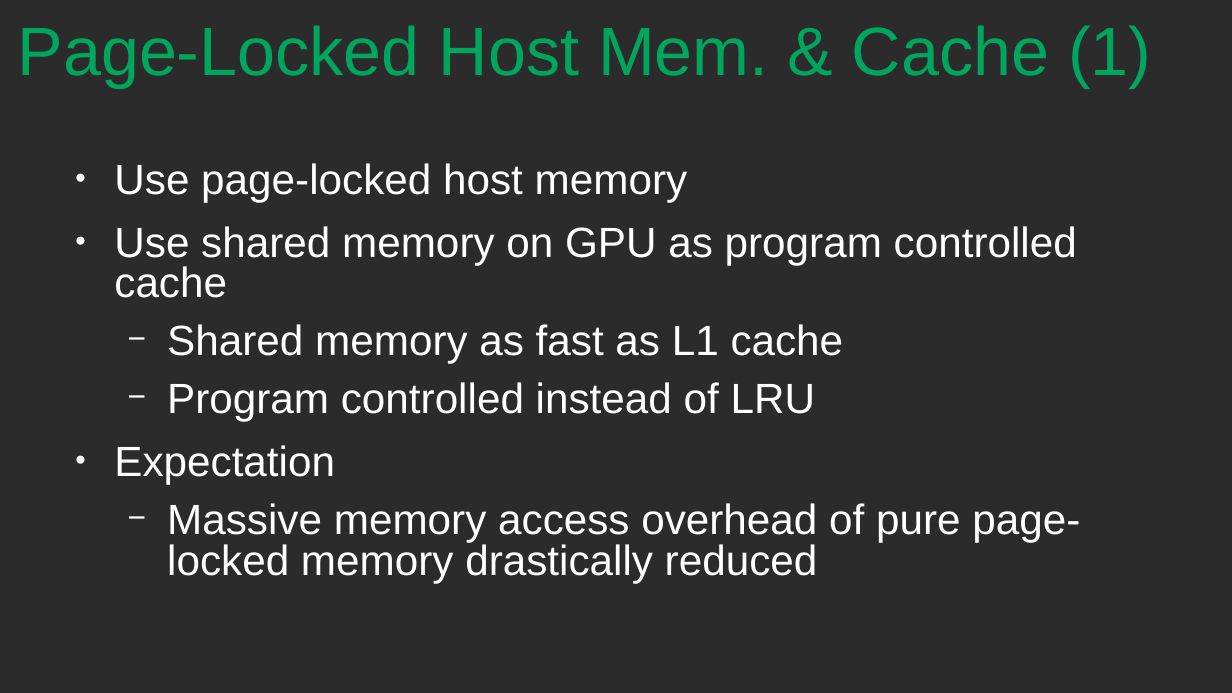
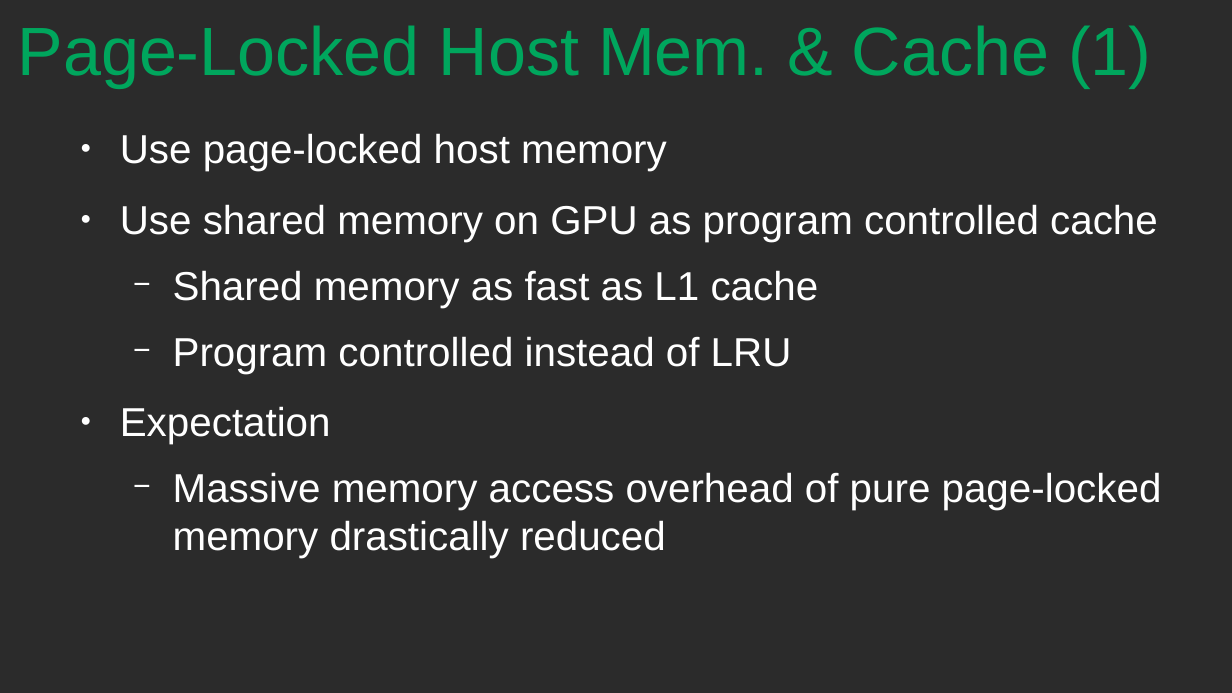
Before and after one commit to dschoerk/GPU_Arch_SS19, a slide deck: slide 11 of GPU_Architecture_Final_Presentation.odp (slide 12 before the commit). Drawn at 1232x693 pixels with LibreOffice and Linux fonts; fonts in the diff are those of the drawing; background and template pictures are left out; a plain dark background stands for a picture behind light text. Boxes give left, top, right and bottom in pixels: in the first picture for what was removed or moved away, otherwise in the second. Text is boxed around its words. In the diff, an @@ line names an element or a change of style, - is before the commit and + after.

```diff
--- a/GPU_Architecture_Final_Presentation.odp
+++ b/GPU_Architecture_Final_Presentation.odp
@@ text "Use page-locked host memory": place and size @@
-text "Use page-locked host memory" at (114,163,1080,583)
+text "Use page-locked host memory" at (120,133,1162,510)
@@ text "Use page-locked host memory" at (120,133,1162,510): size 27.2 to 26 pt; line spacing 0.8 to 1 @@
```
Also in this commit, not shown: 16 other slides changed, 1 slide added, 2 slides removed.
